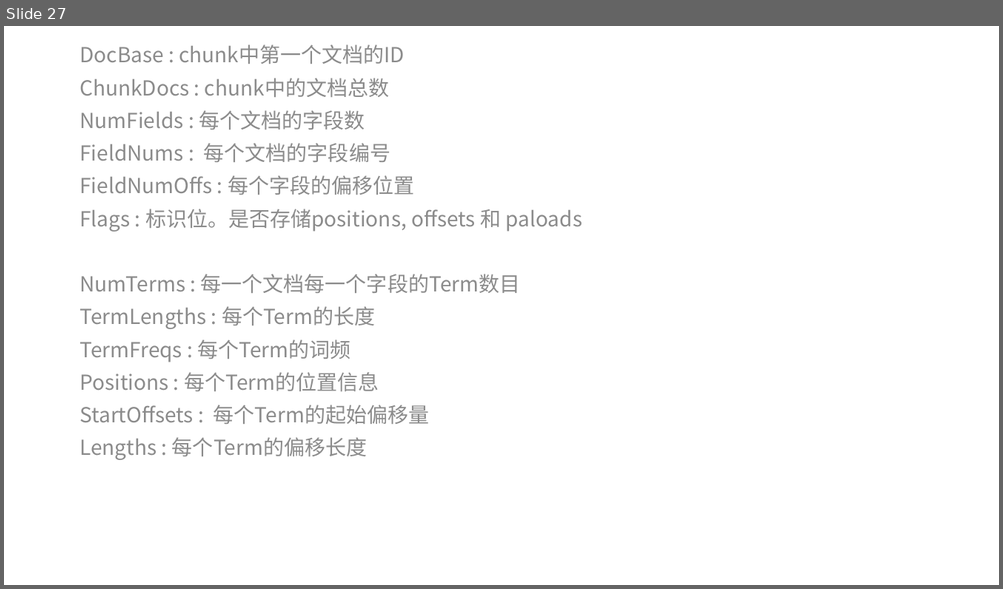
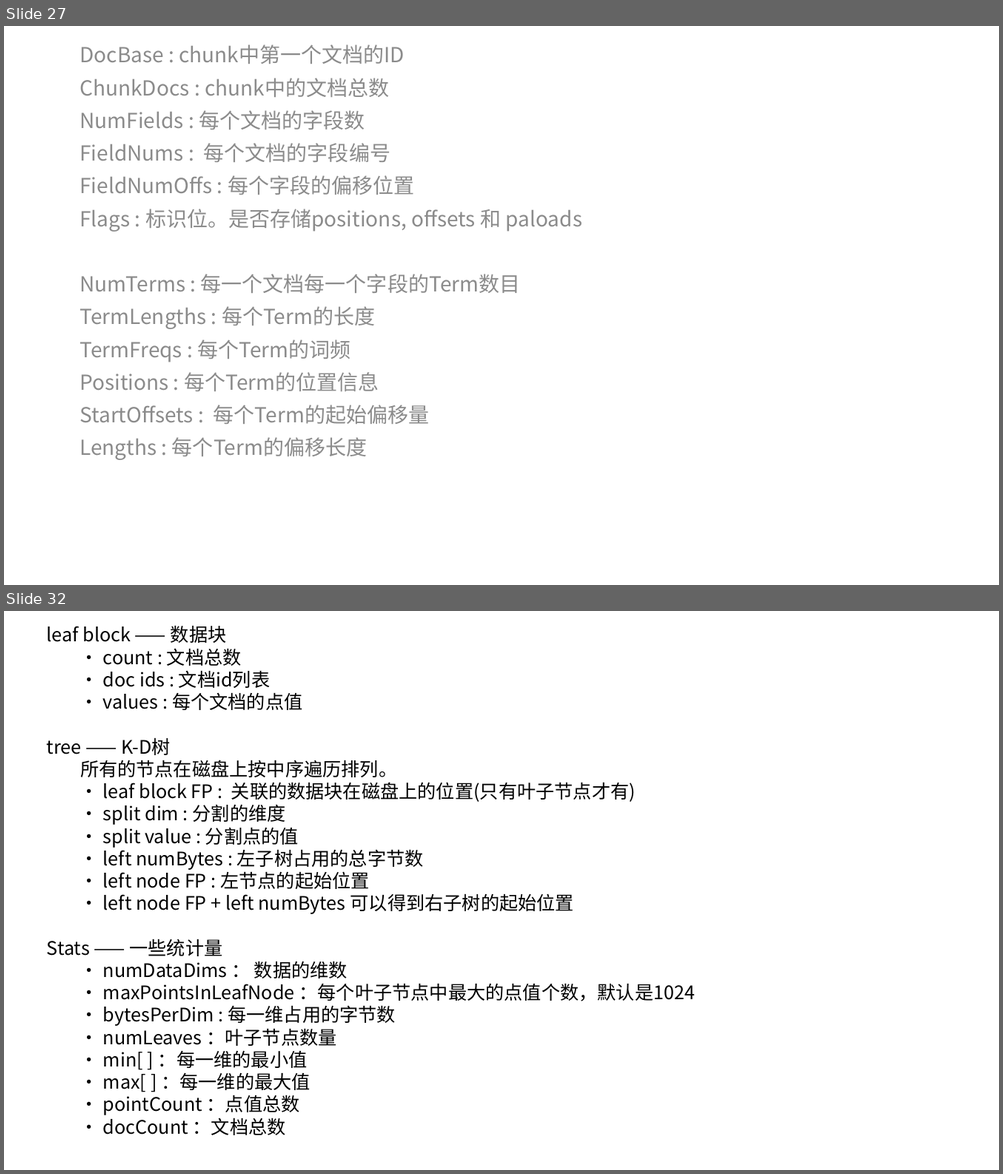
Before and after one commit to zouxiang1993/lucene-8.0.0, a slide deck: core/notes/lucene/codec/索引文件格式/Lucene索引文件.pptx. Shown one above the other, each under a label of ours: slide 27 before the commit, slides 27 and 32 after it; the slides between them are not shown. The pictures are 1003x589 and 1003x1174 pixels, drawn with LibreOffice and Linux fonts; fonts in the diff are those of the drawing. Boxes give left, top, right and bottom in pixels: in the first picture for what was removed or moved away, otherwise in the second. Text is boxed around its words. In the diff, an @@ line names an element or a change of style, - is before the commit and + after.

Commit message:
point values索引文件格式

```diff
--- a/core/notes/lucene/codec/索引文件格式/Lucene索引文件.pptx
+++ b/core/notes/lucene/codec/索引文件格式/Lucene索引文件.pptx
@@ slide 32 added at <box>4,611,999,1170</box>, background #FFFFFF @@
@@ text added at <box>47,625,695,1136</box>, 18 pt, text #000000 @@
+leaf block —— 数据块
+· count : 文档总数
+· doc ids : 文档id列表
+· values : 每个文档的点值
+tree —— K-D树
+所有的节点在磁盘上按中序遍历排列。
+· leaf block FP : 关联的数据块在磁盘上的位置(只有叶子节点才有)
+· split dim : 分割的维度
+· split value : 分割点的值
+· left numBytes : 左子树占用的总字节数
+· left node FP : 左节点的起始位置
+· left node FP + left numBytes 可以得到右子树的起始位置
+Stats —— 一些统计量
+· numDataDims ： 数据的维数
+· maxPointsInLeafNode ：每个叶子节点中最大的点值个数，默认是1024
+· bytesPerDim : 每一维占用的字节数
+· numLeaves ：叶子节点数量
+· min[ ] ：每一维的最小值
+· max[ ] ：每一维的最大值
+· pointCount ：点值总数
+· docCount ：文档总数
```
Also in this commit, not shown: 7 slides changed, 6 other slides added, 3 other files.
